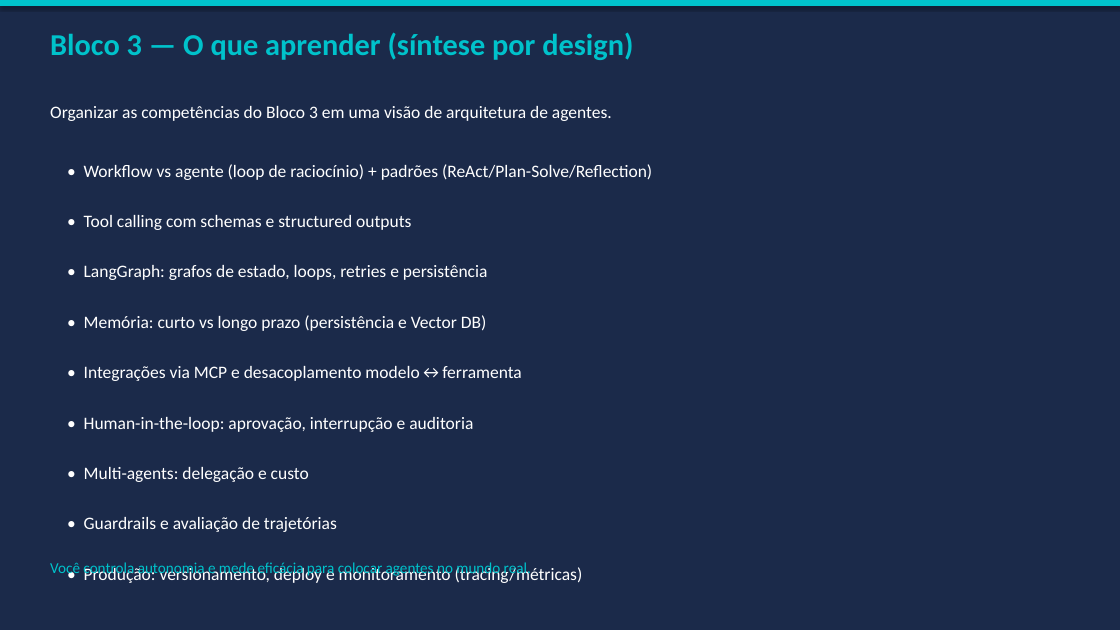
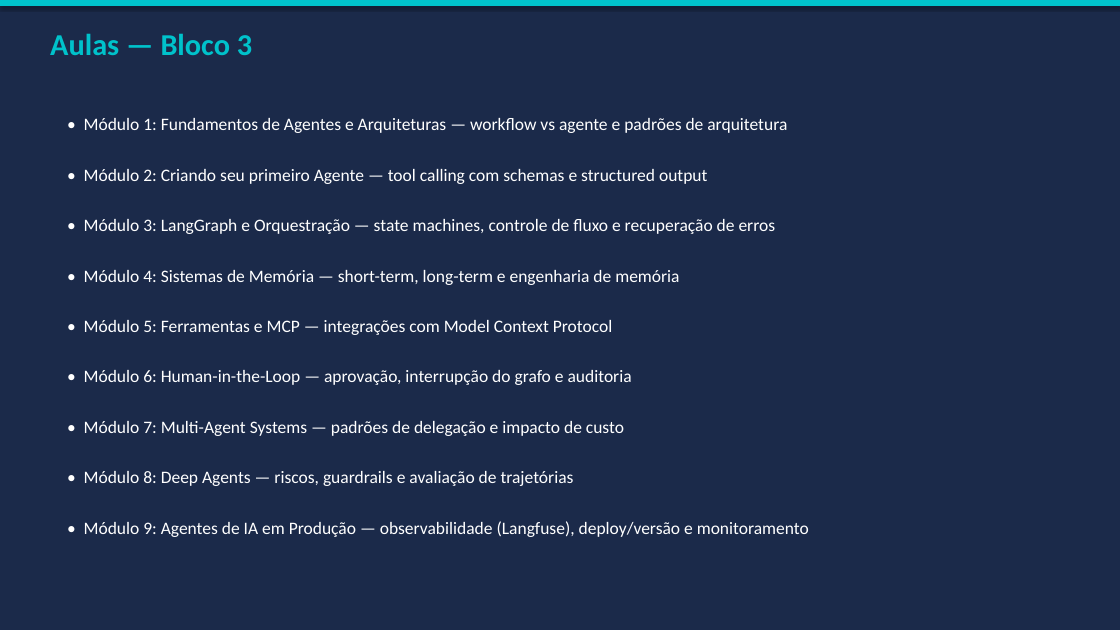
Before and after one commit to caio-moliveira/ai-engineer-roadmap, a slide deck: slide 9 of 03-ai-agents/09-agents-in-production/artifacts/presentation_final.pptx. Drawn at 1120x630 pixels with LibreOffice and Linux fonts; fonts in the diff are those of the drawing. Boxes give left, top, right and bottom in pixels: in the first picture for what was removed or moved away, otherwise in the second. Text is boxed around its words. In the diff, an @@ line names an element or a change of style, - is before the commit and + after.

```diff
--- a/03-ai-agents/09-agents-in-production/artifacts/presentation_final.pptx
+++ b/03-ai-agents/09-agents-in-production/artifacts/presentation_final.pptx
@@ text at [50, 33, 252, 55]: text changed @@
-Bloco 3 — O que aprender (síntese por design)
+Aulas — Bloco 3
@@ text at [84, 118, 787, 133]: text changed @@
-Organizar as competências do Bloco 3 em uma visão de arquitetura de agentes.
+• Módulo 1: Fundamentos de Agentes e Arquiteturas — workflow vs agente e padrões de arquitetura
@@ text at [84, 169, 707, 184]: text changed @@
-• Workflow vs agente (loop de raciocínio) + padrões (ReAct/Plan-Solve/Reflection)
+• Módulo 2: Criando seu primeiro Agente — tool calling com schemas e structured output
@@ text at [84, 219, 776, 234]: text changed @@
-• Tool calling com schemas e structured outputs
+• Módulo 3: LangGraph e Orquestração — state machines, controle de fluxo e recuperação de erros
@@ text at [84, 270, 679, 285]: text changed @@
-• LangGraph: grafos de estado, loops, retries e persistência
+• Módulo 4: Sistemas de Memória — short-term, long-term e engenharia de memória
@@ text at [84, 320, 612, 335]: text changed @@
-• Memória: curto vs longo prazo (persistência e Vector DB)
+• Módulo 5: Ferramentas e MCP — integrações com Model Context Protocol
@@ text at [84, 370, 632, 385]: text changed @@
-• Human-in-the-loop: aprovação, interrupção e auditoria
+• Módulo 6: Human-in-the-Loop — aprovação, interrupção do grafo e auditoria
@@ text removed at [84, 366, 521, 381] @@
-• Integrações via MCP e desacoplamento modelo↔ferramenta
@@ text added at [84, 421, 624, 436], 15 pt, text #FFFFFF @@
+• Módulo 7: Multi-Agent Systems — padrões de delegação e impacto de custo
@@ text at [84, 471, 574, 486]: text changed @@
-• Multi-agents: delegação e custo
+• Módulo 8: Deep Agents — riscos, guardrails e avaliação de trajetórias
@@ text at [84, 521, 809, 537]: text changed @@
-• Guardrails e avaliação de trajetórias
+• Módulo 9: Agentes de IA em Produção — observabilidade (Langfuse), deploy/versão e monitoramento
@@ text removed at [50, 562, 531, 578] @@
-Você controla autonomia e mede eficácia para colocar agentes no mundo real.
@@ text removed at [84, 566, 451, 583] @@
-• Produção: versionamento, deploy e monitoramento (tracing/métricas)
```
Also in this commit, not shown: 11 other slides changed, 2 slides added, 2 slides removed, 24 other files.
